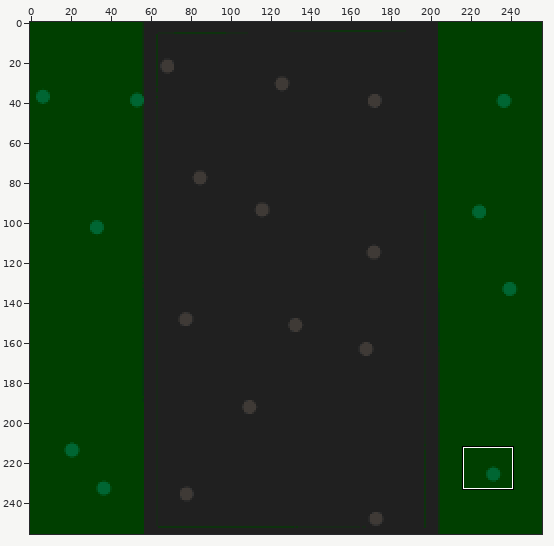
Two versions of one sprite sheet, maps/tilesets/neighborhood/driveway.png. Above, an overview of the earlier version with the close-up marked.
Close-up. Old version:
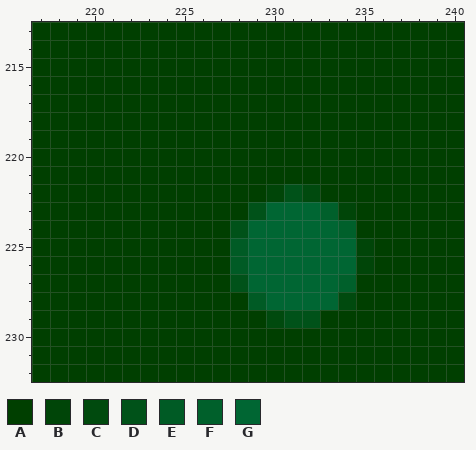
The file is 256x256 pixels. Colours within 5 levels of each other are drawn and written as one. Shown: x 217..240, y 213..232. The commit also changed other parts of the picture, which this record leaves out.
Palette (. is transparent): A #003f00  B #004508  C #004a0e  D #005219  E #005b25  F #00602b  G #006633
Pixels before, first column x 217:
213 AAAAAAAAAAAAAAAAAAAAAAAA
214 AAAAAAAAAAAAAAAAAAAAAAAA
215 AAAAAAAAAAAAAAAAAAAAAAAA
216 AAAAAAAAAAAAAAAAAAAAAAAA
217 AAAAAAAAAAAAAAAAAAAAAAAA
218 AAAAAAAAAAAAAAAAAAAAAAAA
219 AAAAAAAAAAAAAAAAAAAAAAAA
220 AAAAAAAAAAAAAAAAAAAAAAAA
221 AAAAAAAAAAAAAAAAAAAAAAAA
222 AAAAAAAAAAAAABDCAAAAAAAA
223 AAAAAAAAAAAADGGGFBAAAAAA
224 AAAAAAAAAAADGGGGGFAAAAAA
225 AAAAAAAAAAAEGGGGGGBAAAAA
226 AAAAAAAAAAAEGGGGGGBAAAAA
227 AAAAAAAAAAADGGGGGFAAAAAA
228 AAAAAAAAAAAAEGGGGCAAAAAA
229 AAAAAAAAAAAAACDDAAAAAAAA
230 AAAAAAAAAAAAAAAAAAAAAAAA
231 AAAAAAAAAAAAAAAAAAAAAAAA
232 AAAAAAAAAAAAAAAAAAAAAAAA
After the commit:
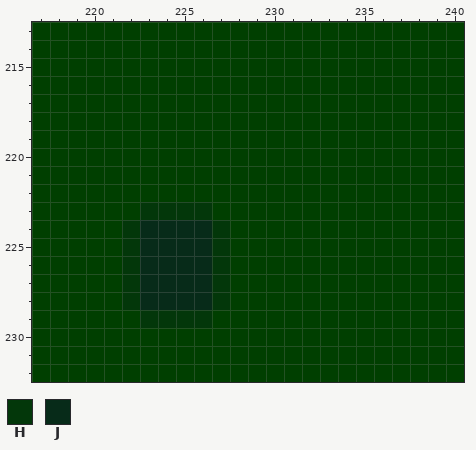
Colours new in this view: H #03370a  J #072b19
What changed:
y 222: x 230..232 BDC -> AAA
y 223: x 223..226 AAAA -> HHHH; x 229..234 DGGGFB -> AAAAAA
y 224: x 222..234 AAAAAADGGGGGF -> HJJJJHAAAAAAA
y 225..226: x 222..235 AAAAAAEGGGGGGB -> HJJJJHAAAAAAAA
y 227: x 222..234 AAAAAADGGGGGF -> HJJJJHAAAAAAA
y 228: x 222..227 AAAAAA -> HJJJJH; x 229..234 EGGGGC -> AAAAAA
y 229: x 223..226 AAAA -> HHHH; x 230..232 CDD -> AAA
